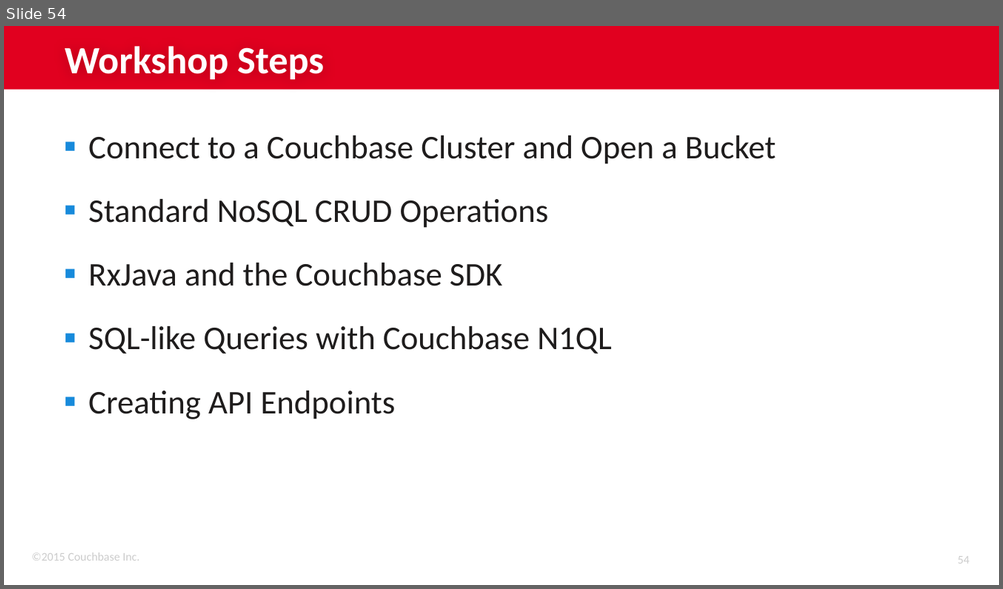
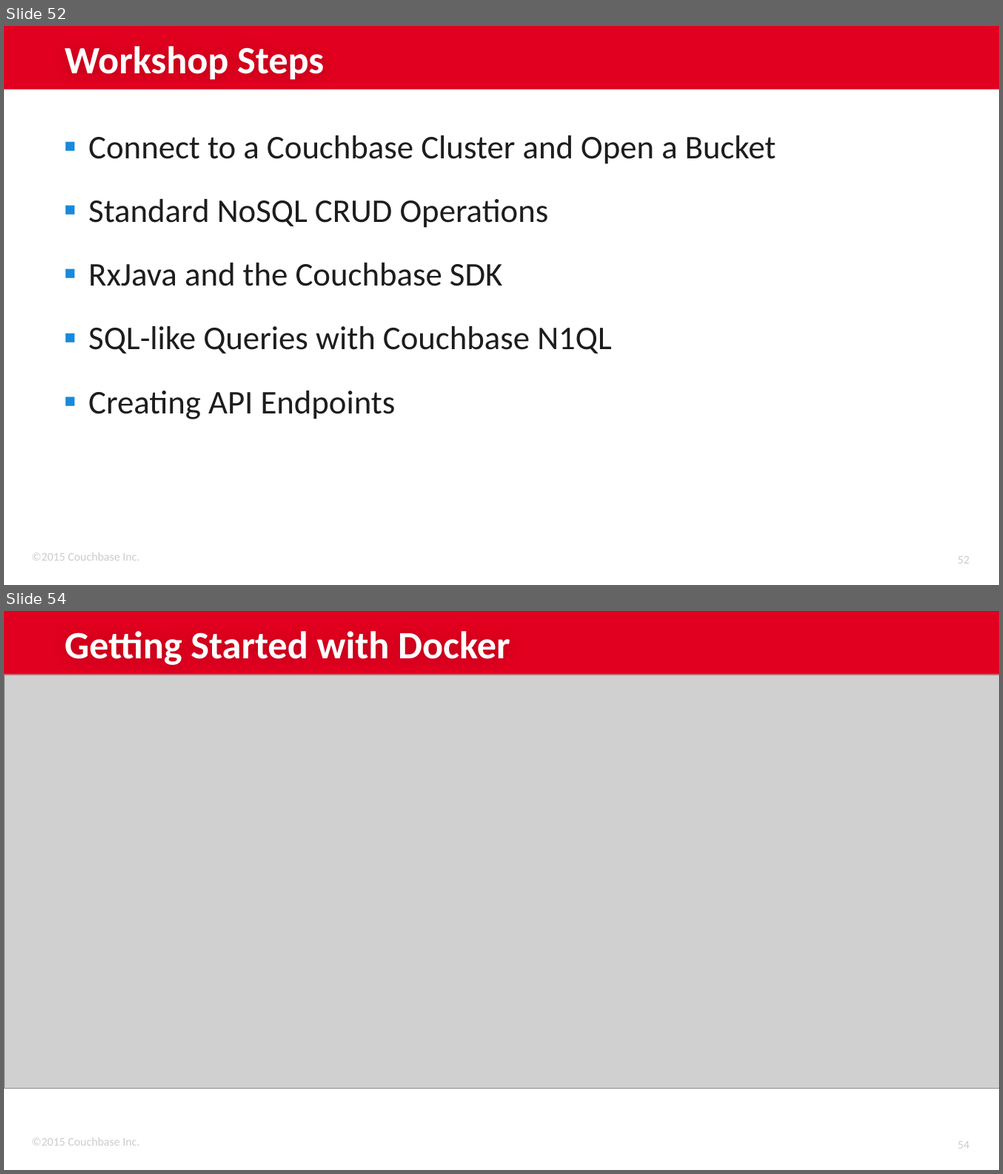
Before and after one commit to couchbaselabs/couchbase-java-workshop, a slide deck: Couchbase Java Workshop.pptx. Shown one above the other, each under a label of ours: slide 54 before the commit, slides 52 and 54 after it; the slides between them are not shown. The pictures are 1003x589 and 1003x1174 pixels, drawn with LibreOffice and Linux fonts; fonts in the diff are those of the drawing; grey boxes stand for pictures; background and template pictures are left out. Boxes give left, top, right and bottom in pixels: in the first picture for what was removed or moved away, otherwise in the second. Text is boxed around its words. In the diff, an @@ line names an element or a change of style, - is before the commit and + after.

Commit message:
update slides, add information about docker

```diff
--- a/Couchbase Java Workshop.pptx
+++ b/Couchbase Java Workshop.pptx
@@ slide 54 added at (4,611,999,1170), background #FFFFFF; not listed: 3 template elements that a slide beside it also shows @@
@@ title added at (65,631,509,665), 28 pt, text #FFFFFF, bold @@
+Getting Started with Docker
@@ picture added at (4,675,999,1089) @@
@@ what was slide 54 is now slide 52 @@
@@ page number at (957,557,969,564): text changed @@
-54
+52
```
Also in this commit, not shown: 5 other slides added, 3 slides removed, 1 other file.
